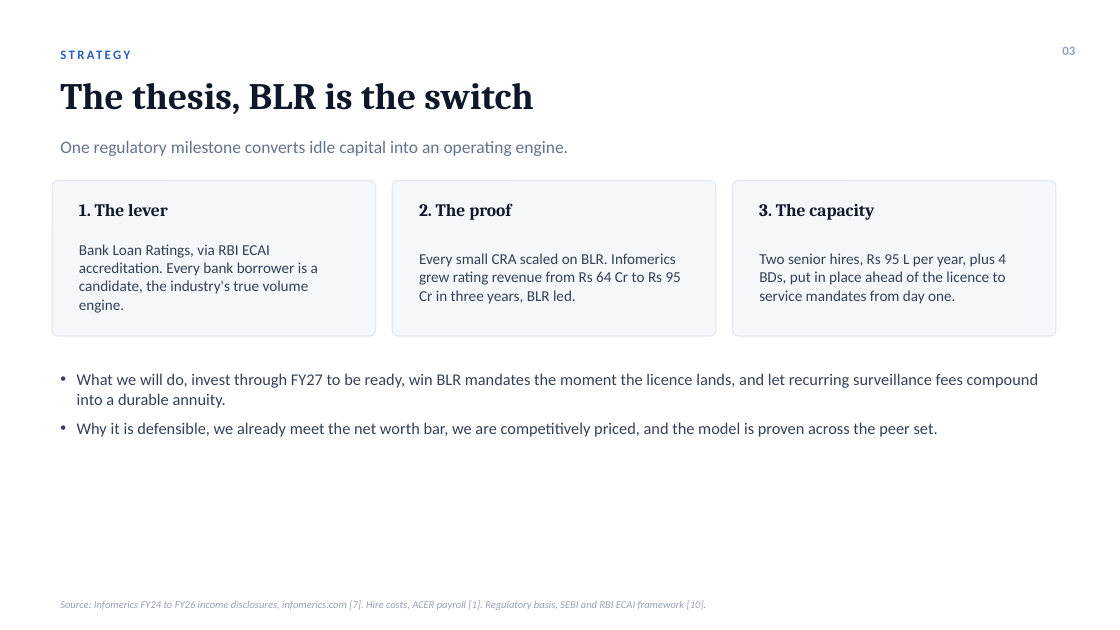
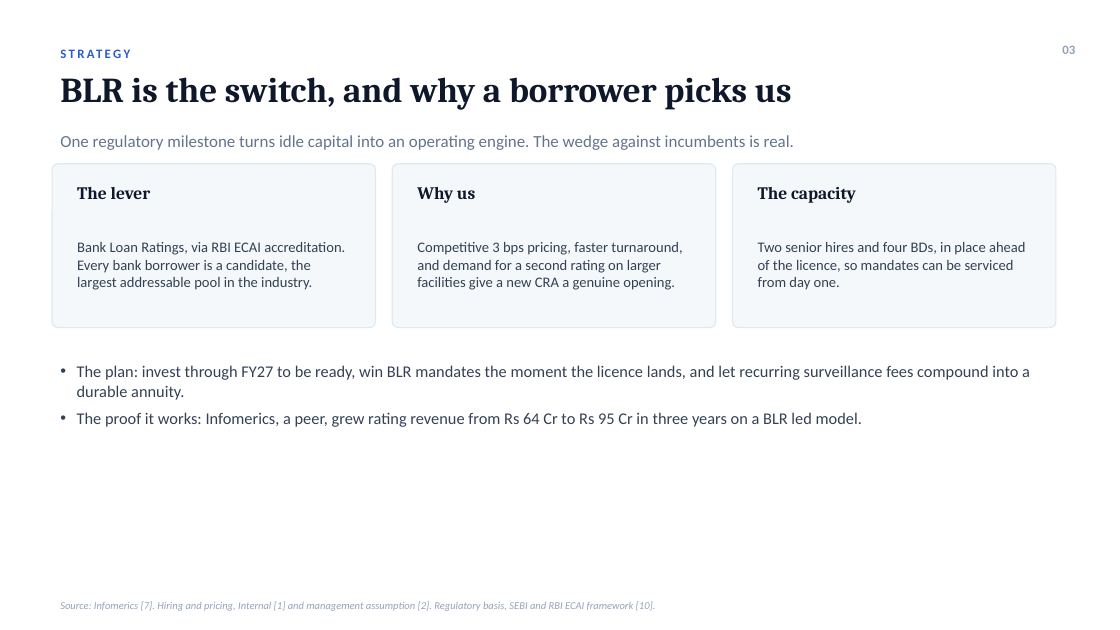
Before and after one commit to acer-developer/AOP, a slide deck: slide 3 of board/AOP_board_presentation.pptx. Drawn at 1120x630 pixels with LibreOffice and Linux fonts; fonts in the diff are those of the drawing. Boxes give left, top, right and bottom in pixels: in the first picture for what was removed or moved away, otherwise in the second. Text is boxed around its words. In the diff, an @@ line names an element or a change of style, - is before the commit and + after.

```diff
--- a/board/AOP_board_presentation.pptx
+++ b/board/AOP_board_presentation.pptx
@@ text at box(60, 77, 792, 110): text changed; size 32 to 30 pt @@
-The thesis, BLR is the switch
+BLR is the switch, and why a borrower picks us
@@ text at box(60, 135, 794, 150): text changed; size 15 to 14.5 pt @@
-One regulatory milestone converts idle capital into an operating engine.
+One regulatory milestone turns idle capital into an operating engine. The wedge against incumbents is real.
@@ rounded rectangle: place and size @@
-rounded rectangle at box(52, 181, 376, 336)
+rounded rectangle at box(52, 164, 376, 328)
@@ rounded rectangle: place and size @@
-rounded rectangle at box(392, 181, 716, 336)
+rounded rectangle at box(392, 164, 716, 328)
@@ proportions changed in 3 elements at box(52, 164, 376, 328), box(392, 164, 716, 328), box(733, 164, 1056, 328) @@
@@ rounded rectangle: place and size @@
-rounded rectangle at box(733, 181, 1056, 336)
+rounded rectangle at box(733, 164, 1056, 328)
@@ text at box(77, 187, 151, 199): text changed @@
-1. The lever
+The lever
@@ text at box(417, 187, 475, 203): text changed @@
-2. The proof
+Why us
@@ text at box(758, 187, 856, 203): text changed @@
-3. The capacity
+The capacity
@@ text at box(77, 242, 345, 290): text changed; size 13 to 12.5 pt @@
-Bank Loan Ratings, via RBI ECAI accreditation. Every bank borrower is a candidate, the industry's true volume engine.
+Bank Loan Ratings, via RBI ECAI accreditation. Every bank borrower is a candidate, the largest addressable pool in the industry.
@@ text at box(417, 242, 682, 290): text changed; size 13 to 12.5 pt @@
-Every small CRA scaled on BLR. Infomerics grew rating revenue from Rs 64 Cr to Rs 95 Cr in three years, BLR led.
+Competitive 3 bps pricing, faster turnaround, and demand for a second rating on larger facilities give a new CRA a genuine opening.
@@ text at box(758, 242, 1025, 290): text changed; size 13 to 12.5 pt @@
-Two senior hires, Rs 95 L per year, plus 4 BDs, put in place ahead of the licence to service mandates from day one.
+Two senior hires and four BDs, in place ahead of the licence, so mandates can be serviced from day one.
@@ text at box(77, 365, 1030, 427): text changed @@
-• What we will do, invest through FY27 to be ready, win BLR mandates the moment the licence lands, and let recurring surveillance fees compound into a durable annuity.
-• Why it is defensible, we already meet the net worth bar, we are competitively priced, and the model is proven across the peer set.
+• The plan: invest through FY27 to be ready, win BLR mandates the moment the licence lands, and let recurring surveillance fees compound into a durable annuity.
+• The proof it works: Infomerics, a peer, grew rating revenue from Rs 64 Cr to Rs 95 Cr in three years on a BLR led model.
@@ text at box(60, 601, 656, 611): text changed @@
-Source: Infomerics FY24 to FY26 income disclosures, infomerics.com [7]. Hire costs, ACER payroll [1]. Regulatory basis, SEBI and RBI ECAI framework [10].
+Source: Infomerics [7]. Hiring and pricing, Internal [1] and management assumption [2]. Regulatory basis, SEBI and RBI ECAI framework [10].
```
Also in this commit, not shown: 8 other slides changed, 2 slides added, 1 slide removed, 1 other file.
